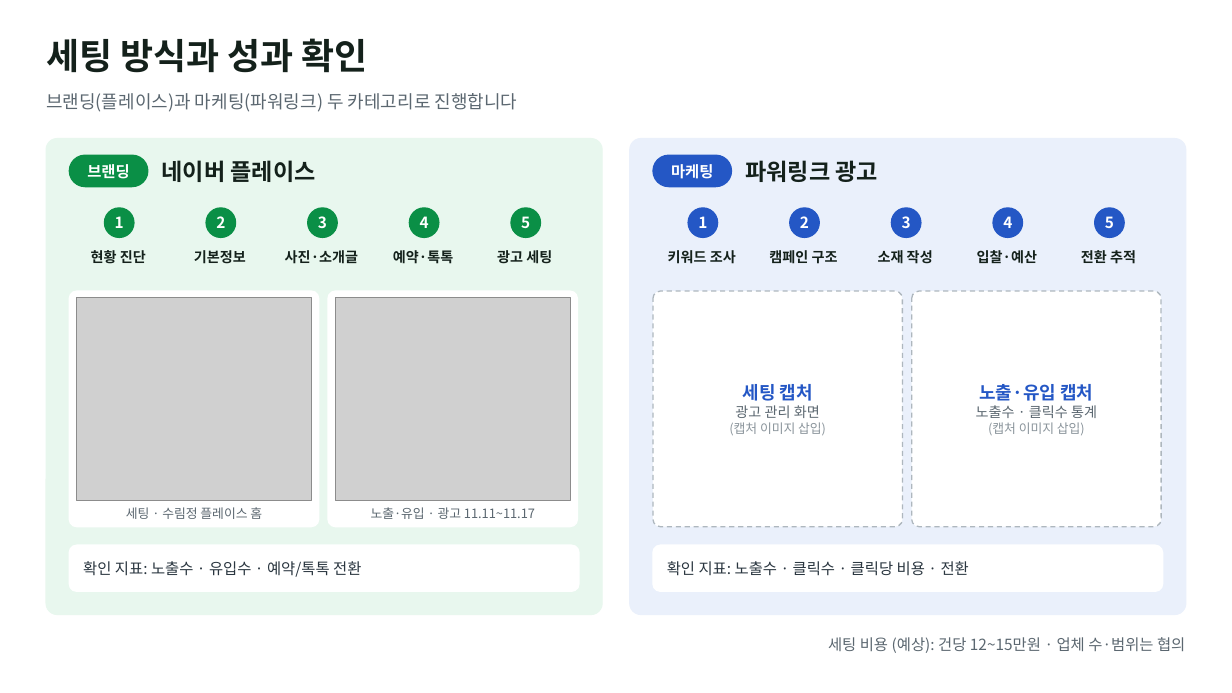
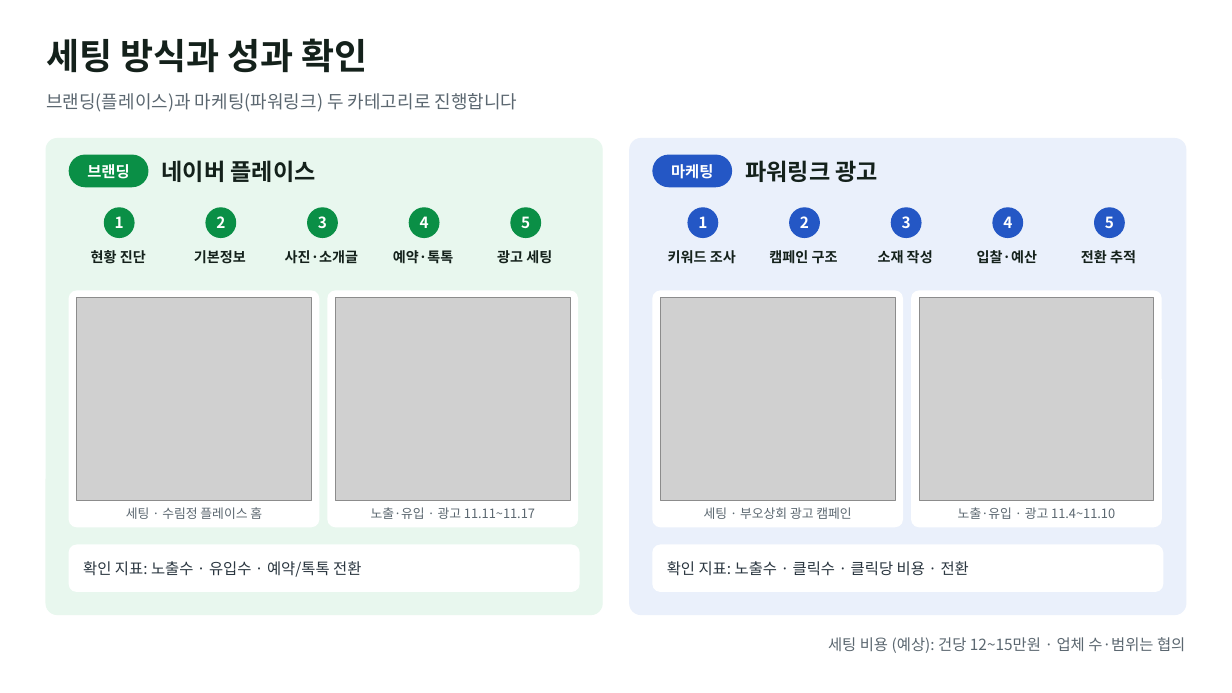
Before and after one commit to alfk0615/placeon, a slide deck: slide 2 of out/company_reference_proposal.pptx. Drawn at 1232x693 pixels with LibreOffice and Linux fonts; fonts in the diff are those of the drawing; grey boxes stand for pictures. Boxes give left, top, right and bottom in pixels: in the first picture for what was removed or moved away, otherwise in the second. Text is boxed around its words. In the diff, an @@ line names an element or a change of style, - is before the commit and + after.

```diff
--- a/out/company_reference_proposal.pptx
+++ b/out/company_reference_proposal.pptx
@@ rounded rectangle at (653, 291, 903, 527): outline #AEB7BE 1 pt dashed to #FFFFFF 1 pt @@
@@ picture added at (661, 298, 896, 501) @@
@@ rounded rectangle at (912, 291, 1162, 527): outline #AEB7BE 1 pt dashed to #FFFFFF 1 pt @@
@@ picture added at (920, 298, 1154, 501) @@
@@ text removed at (729, 384, 826, 435) @@
-세팅 캡처
-광고 관리 화면
-(캡처 이미지 삽입)
@@ text removed at (976, 384, 1097, 435) @@
-노출·유입 캡처
-노출수 · 클릭수 통계
-(캡처 이미지 삽입)
@@ text added at (704, 507, 851, 519), 10 pt, text #5B6770 @@
+세팅 · 부오상회 광고 캠페인
@@ text added at (958, 507, 1115, 519), 10 pt, text #5B6770 @@
+노출·유입 · 광고 11.4~11.10
```
Also in this commit, not shown: 2 slides added.
